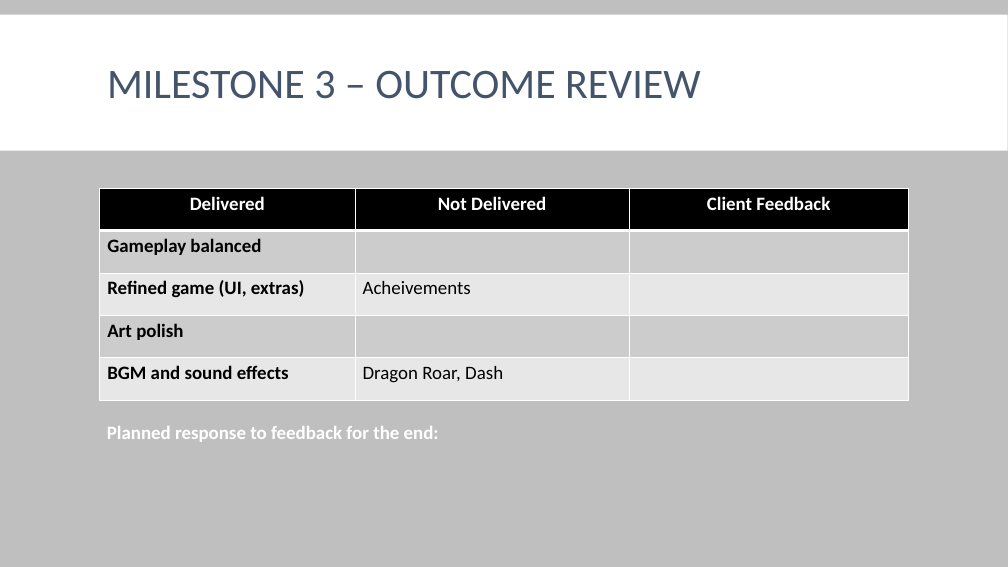
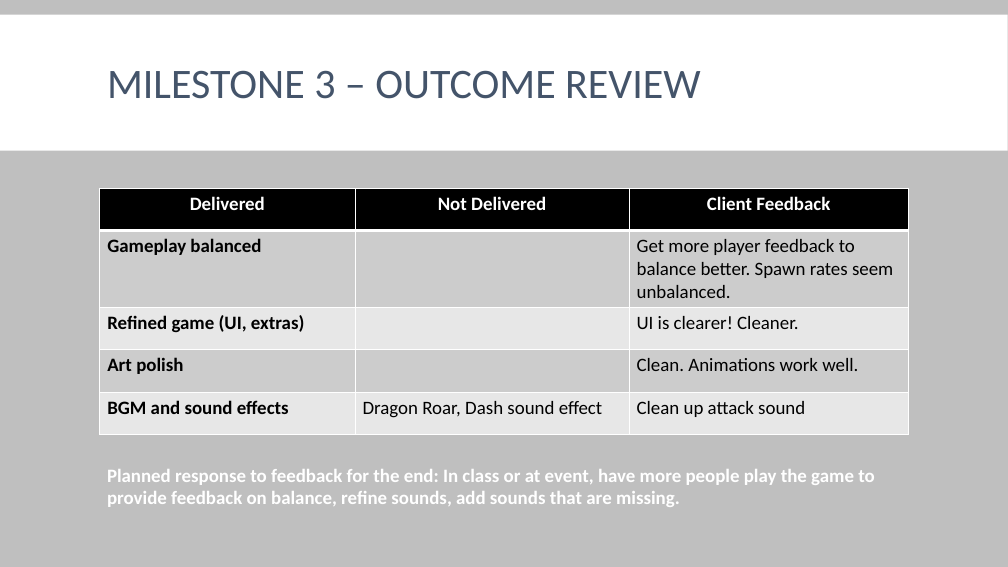
Before and after one commit to glittika-gerdmanee/1st-Year-Group-Major-Project, a slide deck: slide 16 of Documents/Weekly Production Logs/Fermata_ProductionLog_milestones.pptx. Drawn at 1008x567 pixels with LibreOffice and Linux fonts; fonts in the diff are those of the drawing. Boxes give left, top, right and bottom in pixels: in the first picture for what was removed or moved away, otherwise in the second. Text is boxed around its words. In the diff, an @@ line names an element or a change of style, - is before the commit and + after.

Commit message:
Milestone doc update

```diff
--- a/Documents/Weekly Production Logs/Fermata_ProductionLog_milestones.pptx
+++ b/Documents/Weekly Production Logs/Fermata_ProductionLog_milestones.pptx
@@ table at box(100, 188, 908, 433) @@
-row 2, column 3: 
+row 2, column 3: Get more player feedback to balance better. Spawn rates seem unbalanced.
-row 3, column 2: Acheivements
+row 3, column 2: 
-row 3, column 3: 
+row 3, column 3: UI is clearer! Cleaner.
-row 4, column 3: 
+row 4, column 3: Clean. Animations work well.
-row 5, column 2: Dragon Roar, Dash
+row 5, column 2: Dragon Roar, Dash sound effect
-row 5, column 3: 
+row 5, column 3: Clean up attack sound
@@ text at box(107, 469, 875, 507): text changed @@
-Planned response to feedback for the end:
+Planned response to feedback for the end: In class or at event, have more people play the game to provide feedback on balance, refine sounds, add sounds that are missing.
```
